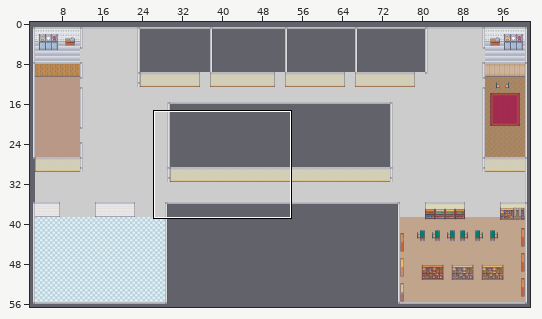
A Tiled map gets an edit: Output/Assets/Maps/mapLvl2.tmx. The first picture is a wide view before the edit; the outline marks the close-up.
Close-up. As it was:
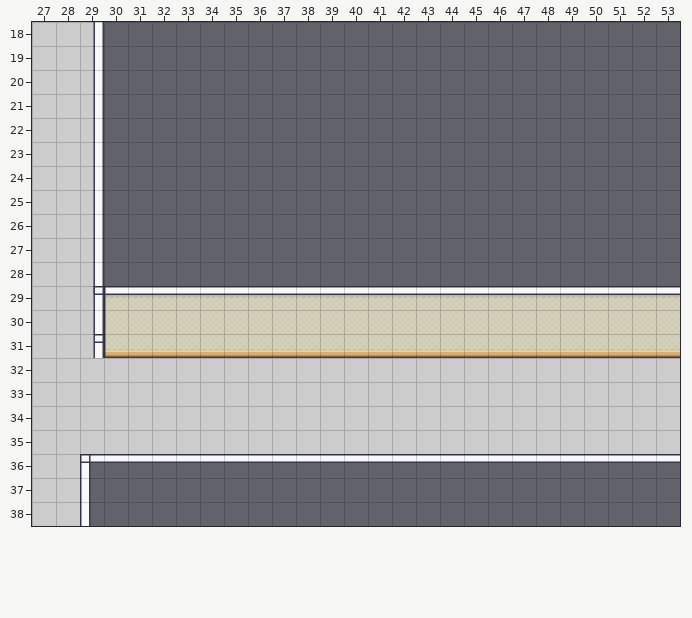
Cells are 32x32 px. Shown: x 27..53, y 18..38. The commit also changed other parts of the map, which this record leaves out. Tiles whose own drawing changed are shown in their newer look in all pictures.
Once edited:
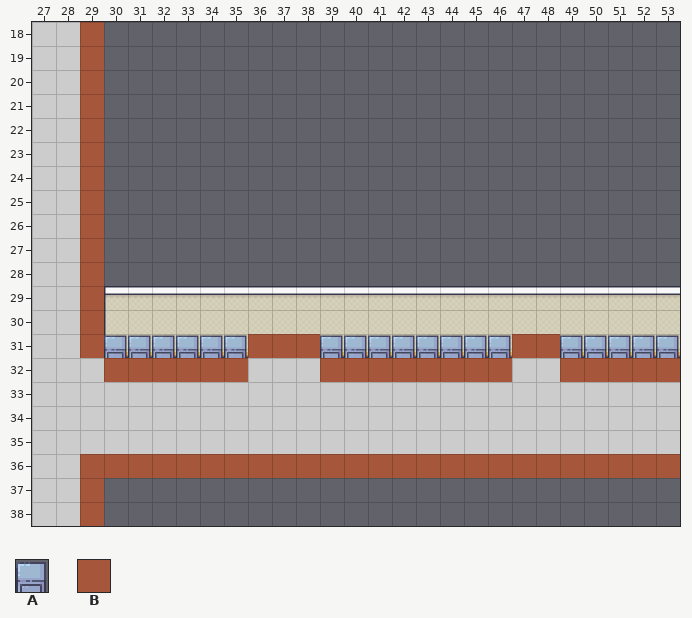
Key: from "5_Classroom_and_library_32x32": A 92; from "Collisions": B 0.
_ is an empty cell.
Tiles of an added or newly shown layer are drawn over the layers below it.
From old to new:
Changed rows in their new state; . is an unchanged cell.
Layer "Decorations":
first column x 30:
31 AAAAAA...AAAAAAAA..AAAAA
Layer "collisions" (now shown):
first column x 29:
18 B........................
19 B........................
20 B........................
21 B........................
22 B........................
23 B........................
24 B........................
25 B........................
26 B........................
27 B........................
28 B........................
29 B........................
30 B........................
31 B......BBB........BB.....
32 .BBBBBB...BBBBBBBB..BBBBB
first column x 29:
36 BBBBBBBBBBBBBBBBBBBBBBBBB
37 B........................
38 B........................
Pixel boxes of the changes (left, top, right, bottom) in both close-ups:
added: (80, 22, 680, 382)
added: (80, 454, 680, 526)
